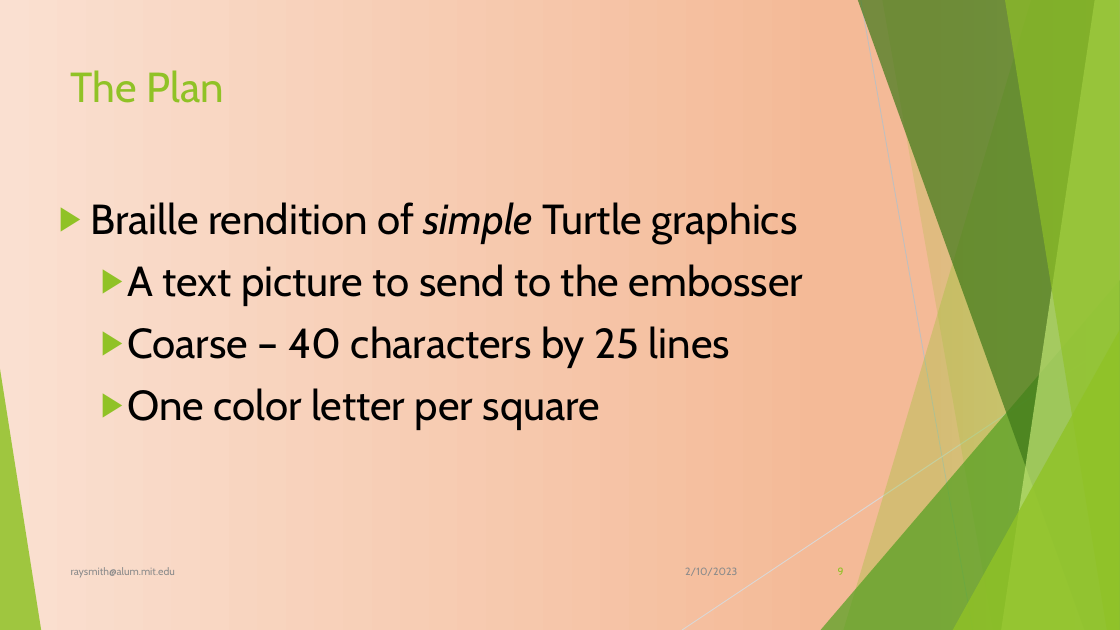
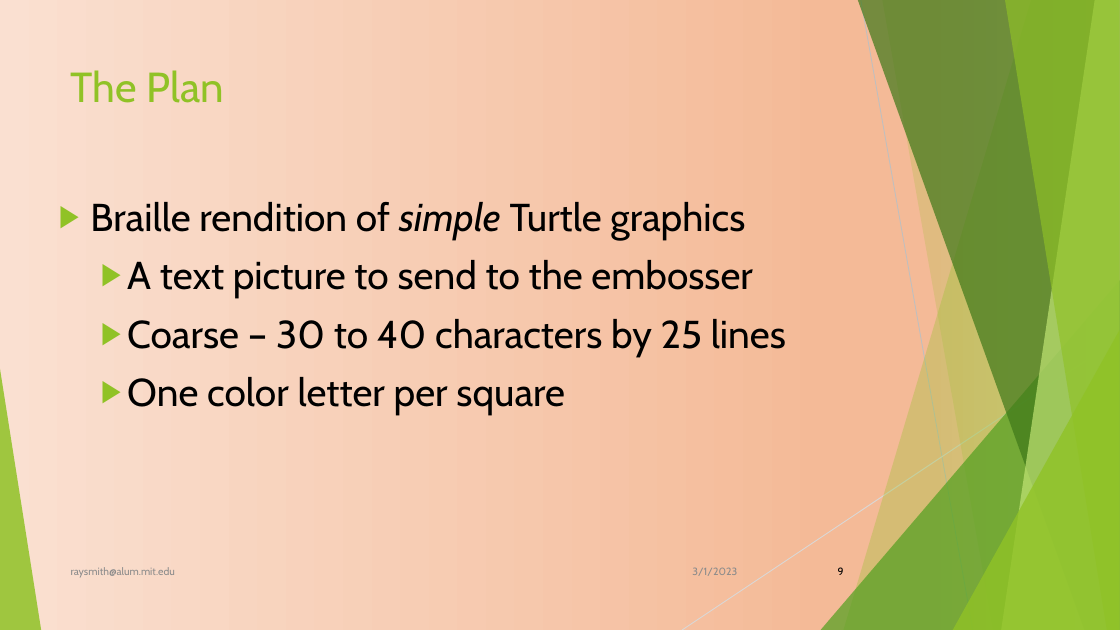
Before and after one commit to raysmith619/Introduction-To-Programming, a slide deck: slide 9 of Docs/ForTheBlind/Implementing Visually Impaired Introduction.pptx. Drawn at 1120x630 pixels with LibreOffice and Linux fonts; fonts in the diff are those of the drawing; background and template pictures are left out. Boxes give left, top, right and bottom in pixels: in the first picture for what was removed or moved away, otherwise in the second. Text is boxed around its words. In the diff, an @@ line names an element or a change of style, - is before the commit and + after.

```diff
--- a/Docs/ForTheBlind/Implementing Visually Impaired Introduction.pptx
+++ b/Docs/ForTheBlind/Implementing Visually Impaired Introduction.pptx
@@ text at (90,202,752,415): size 36 to 33.3 pt in "Braille rendition of simple Turtle graphics", "A text picture to send to the ...", "One color letter per square" @@
@@ text at (127,319,786,357): text changed; size 36 to 33.3 pt @@
-  ▶ Coarse – 40 characters by 25 lines
+  ▶ Coarse – 30 to 40 characters by 25 lines
@@ text at (692,567,737,576): text changed @@
-2/10/2023
+3/1/2023
@@ page number at (838,567,844,575): text colour #90C226 to #000000 @@
```
Also in this commit, not shown: 17 other slides changed, 7 slides added, 4 slides removed, 4 other files.
